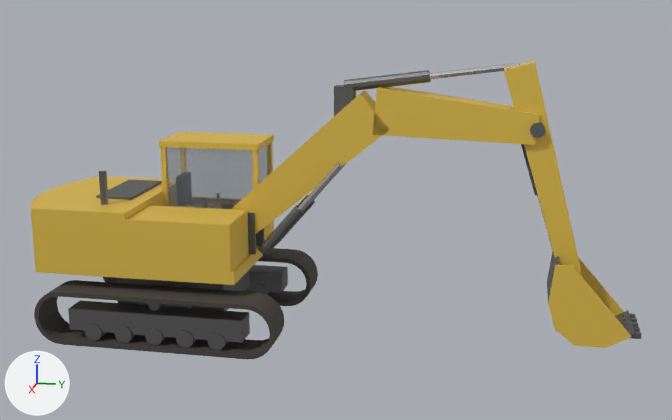
A saved change to the Blender file models/excavator.blend.
Before and after are seen from a camera (50 mm lens) standing at (14.03, 5.37, 5.5) and looking at (0.0, 2.56, 1.99). Lighting does not change. The marker at lower left points along +X, +Y and +Z. The picture after the commit comes second.

In view in the first picture: 'Excavator_LOD1'.
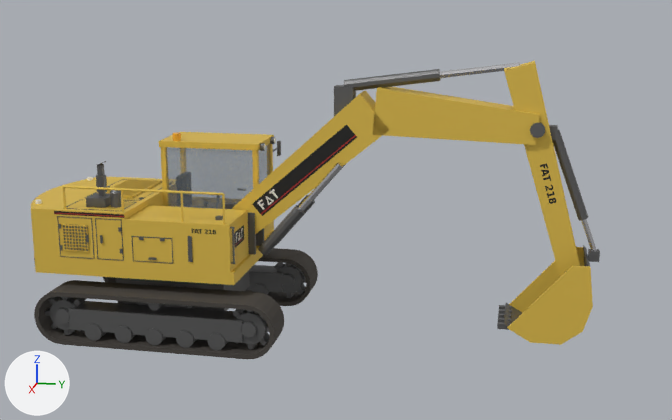
The change, as a list of edits to the scene's bpy script:
```text
Change me_excavator_lod1:
    remove me_excavator_lod1.from_pydata(...)  # 1136 vertices, 1315 faces; spans x -1.5..1.5, y -2.35..7.25, z 0.0..4.36
    add me_excavator_lod1.from_pydata(...)  # 3006 vertices, 3155 faces; spans x -1.55..1.5, y -2.35..6.61, z 0.0..4.36
    me_excavator_lod1 part 1: a new loose piece, a 12-sided cylinder along x spanning x -1.4..-1.0, y 1.38..1.62, z 0.31..0.55, in mat_steel_dark (grey #6f6f6f)
    me_excavator_lod1 part 2: a new loose piece, a 12-sided cylinder along x spanning x 1.0..1.4, y 1.38..1.62, z 0.31..0.55, in mat_steel_dark (grey #6f6f6f)
    me_excavator_lod1 part 3: a new loose piece, a 12-sided cylinder along x spanning x 1.0..1.4, y -1.62..-1.38, z 0.31..0.55, in mat_steel_dark (grey #6f6f6f)
    me_excavator_lod1 part 4: a new loose piece, a box spanning x 1.08..1.32, y -1.54..-1.46, z 0.09..0.21, in mat_steel_dark (grey #6f6f6f)
    me_excavator_lod1 part 5: a new loose piece, a box spanning x 0.62..0.98, y -1.2..-0.88, z 2.1..2.24, in mat_steel_dark (grey #6f6f6f)
    me_excavator_lod1 part 6: a new loose piece, a 14-sided cylinder along z spanning x 0.76..0.94, y -0.84..-0.66, z 2.1..2.32, in mat_steel_dark (grey #6f6f6f)
    me_excavator_lod1 part 7: the loose piece of 20 vertices spanning x 0.69..0.81, y -1.06..-0.94, z 2.07..2.62 is rebuilt with 20 vertices and now spans x 0.7..0.8, y -1.09..-0.98, z 2.23..2.73
    me_excavator_lod1 part 8: the loose piece of 8 vertices spanning x -0.9..0.4, y -1.3..-0.7, z 2.1..2.14 is rebuilt with 28 vertices and now spans x -0.95..0.3, y -1.35..-0.72, z 2.1..2.13
    me_excavator_lod1 part 9: 7 loose pieces with 76 vertices, spanning x -0.44..0.44, y 5.33..7.25, z 0.36..3.32, are deleted
    me_excavator_lod1 part 10: 18 vertices moved from x -0.41..0.41, y 1.98..4.0, z 1.97..4.21 to x -0.41..0.41, y 1.78..4.15, z 1.74..4.23; 16 vertices removed from x -0.4..0.09, y 1.98..4.0, z 1.98..4.2; 1558 vertices added at x -1.55..1.35, y -2.35..4.15, z 0.16..4.22
    me_excavator_lod1 part 11: 36 vertices moved from x -0.54..0.54, y 5.88..7.15, z 0.22..1.5 to x -0.54..0.54, y 5.25..6.52, z 0.22..1.5; 100 vertices added at x -0.44..0.44, y 5.15..6.61, z 0.36..3.43
    other edits to the shape of me_excavator_lod1 do not show in these pictures
    add me_excavator_lod1.materials.append(mat_lens)  # white #f9f6e5
    add me_excavator_lod1.materials.append(mat_beacon)  # orange #f9b330
    add me_excavator_lod1.materials.append(mat_bm_fat_logo_ca)  # picture img_bm_fat_logo_ca_png
    add me_excavator_lod1.materials.append(mat_bm_fat_stripe_ca)  # picture img_bm_fat_stripe_ca_png
    add me_excavator_lod1.materials.append(mat_bm_fat_letters_ca)  # picture img_bm_fat_letters_ca_png
    add me_excavator_lod1.materials.append(mat_bm_hazard_ca)  # picture img_bm_hazard_ca_png
    add me_excavator_lod1.materials.append(mat_bm_badge_exc_ca)  # picture img_bm_badge_exc_ca_png
```

What differs and where, as boxes (x1, y1, x2, y2) in the pictures (672 x 420 px):
'Excavator_LOD1', reshaped (7% narrower): before (31, 61, 641, 359); after (31, 61, 600, 359)
part 1 of me_excavator_lod1, added: after (281, 274, 295, 287)
part 2 of me_excavator_lod1, added: after (241, 321, 257, 338)
part 3 of me_excavator_lod1, added: after (56, 308, 70, 324)
part 4 of me_excavator_lod1, added: after (64, 330, 75, 335)
part 5 of me_excavator_lod1, added: after (86, 193, 111, 208)
part 6 of me_excavator_lod1, added: after (110, 193, 122, 208)
part 7 of me_excavator_lod1, rebuilt: before (99, 171, 108, 205); after (97, 164, 106, 196)
part 8 of me_excavator_lod1, rebuilt: before (96, 180, 162, 200); after (111, 179, 162, 198)
part 9 of me_excavator_lod1, deleted: before (521, 144, 641, 339)
part 10 of me_excavator_lod1, built on: before (298, 62, 520, 211); after (34, 62, 520, 346)
part 11 of me_excavator_lod1, reshaped: before (547, 250, 635, 348); after (497, 125, 600, 345)
